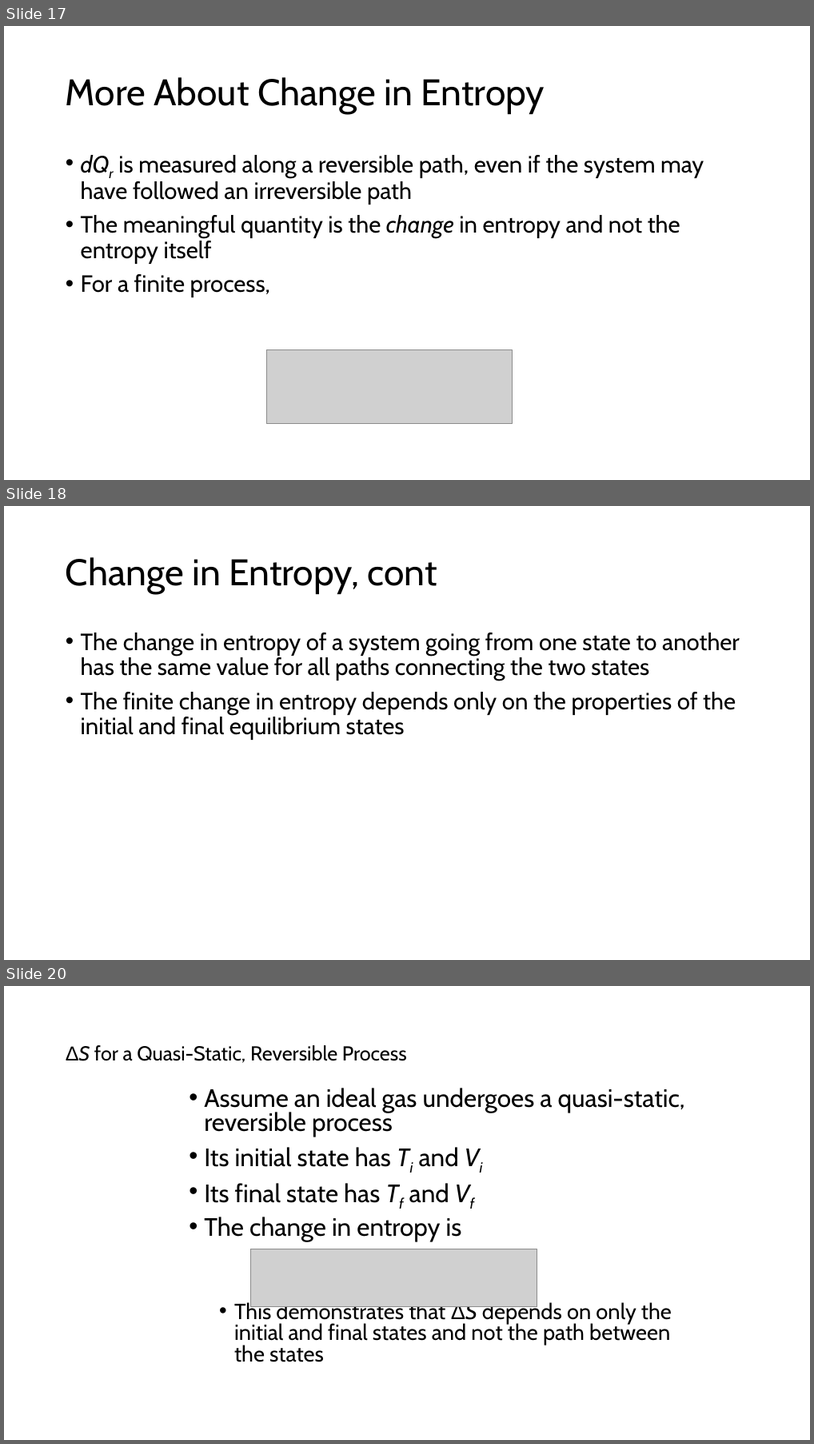
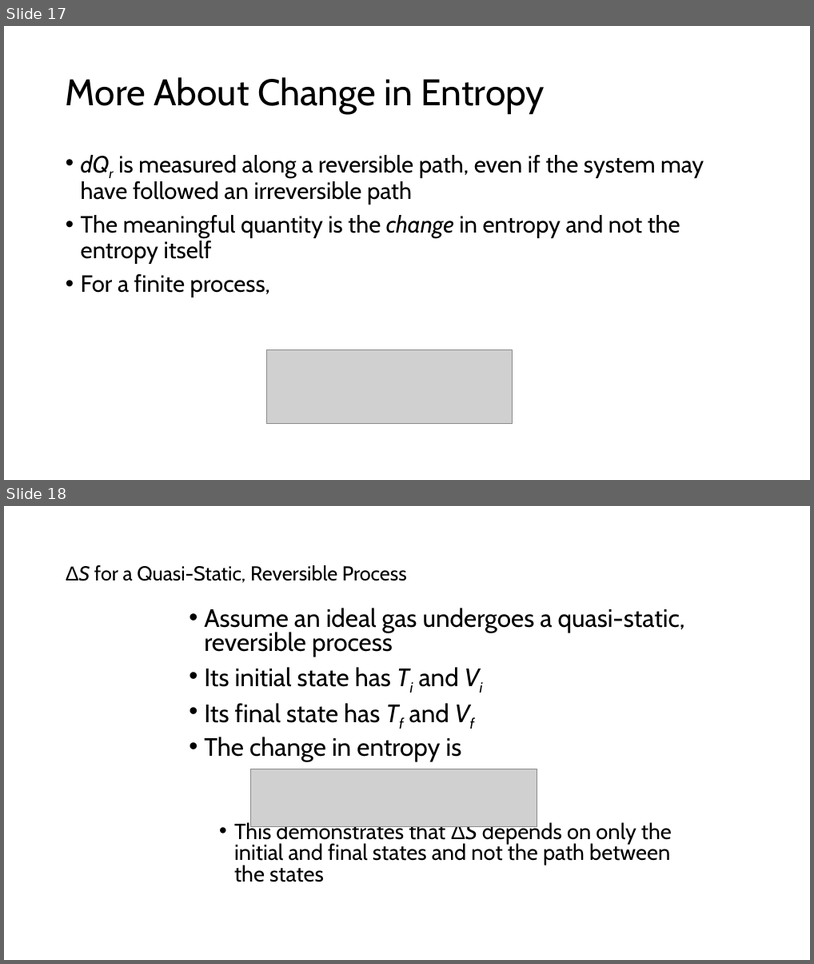
Before and after one commit to rtlines/Introductory-Physics-II, a slide deck: Lecture_Slides/PH 123 Lecture 39.pptx. Shown one above the other, each under a label of ours: slides 17, 18 and 20 before the commit, slides 17 and 18 after it; the slides between them are not shown. The pictures are 814x1444 and 814x964 pixels, drawn with LibreOffice and Linux fonts; fonts in the diff are those of the drawing; grey boxes stand for pictures. Boxes give left, top, right and bottom in pixels: in the first picture for what was removed or moved away, otherwise in the second. Text is boxed around its words. In the diff, an @@ line names an element or a change of style, - is before the commit and + after.

```diff
--- a/Lecture_Slides/PH 123 Lecture 39.pptx
+++ b/Lecture_Slides/PH 123 Lecture 39.pptx
@@ slide 18 removed at bbox=[4, 506, 810, 960], background #FFFFFF @@
@@ title removed at bbox=[66, 557, 438, 594] @@
-Change in Entropy, cont
@@ text removed at bbox=[81, 632, 740, 740] @@
-• The change in entropy of a system going from one state to another has the same value for all paths connecting the two states
-• The finite change in entropy depends only on the properties of the initial and final equilibrium states
@@ what was slide 20 is now slide 18 @@
```
Also in this commit, not shown: 2 slides changed, 1 other slide removed, 6 other files.
